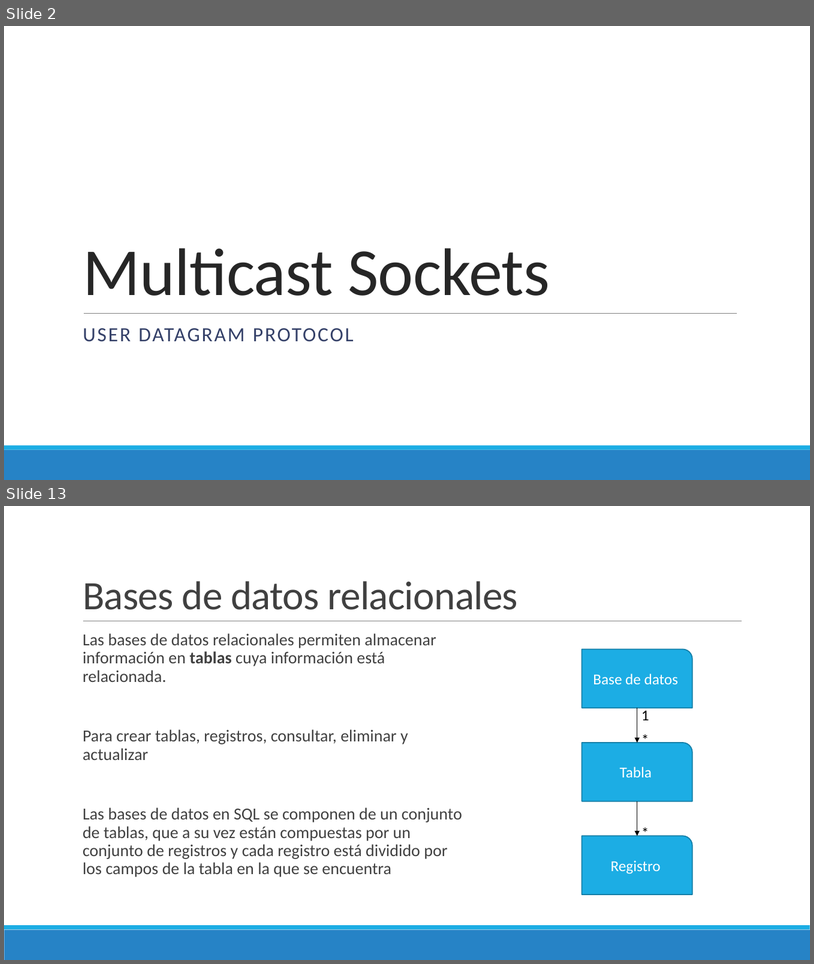
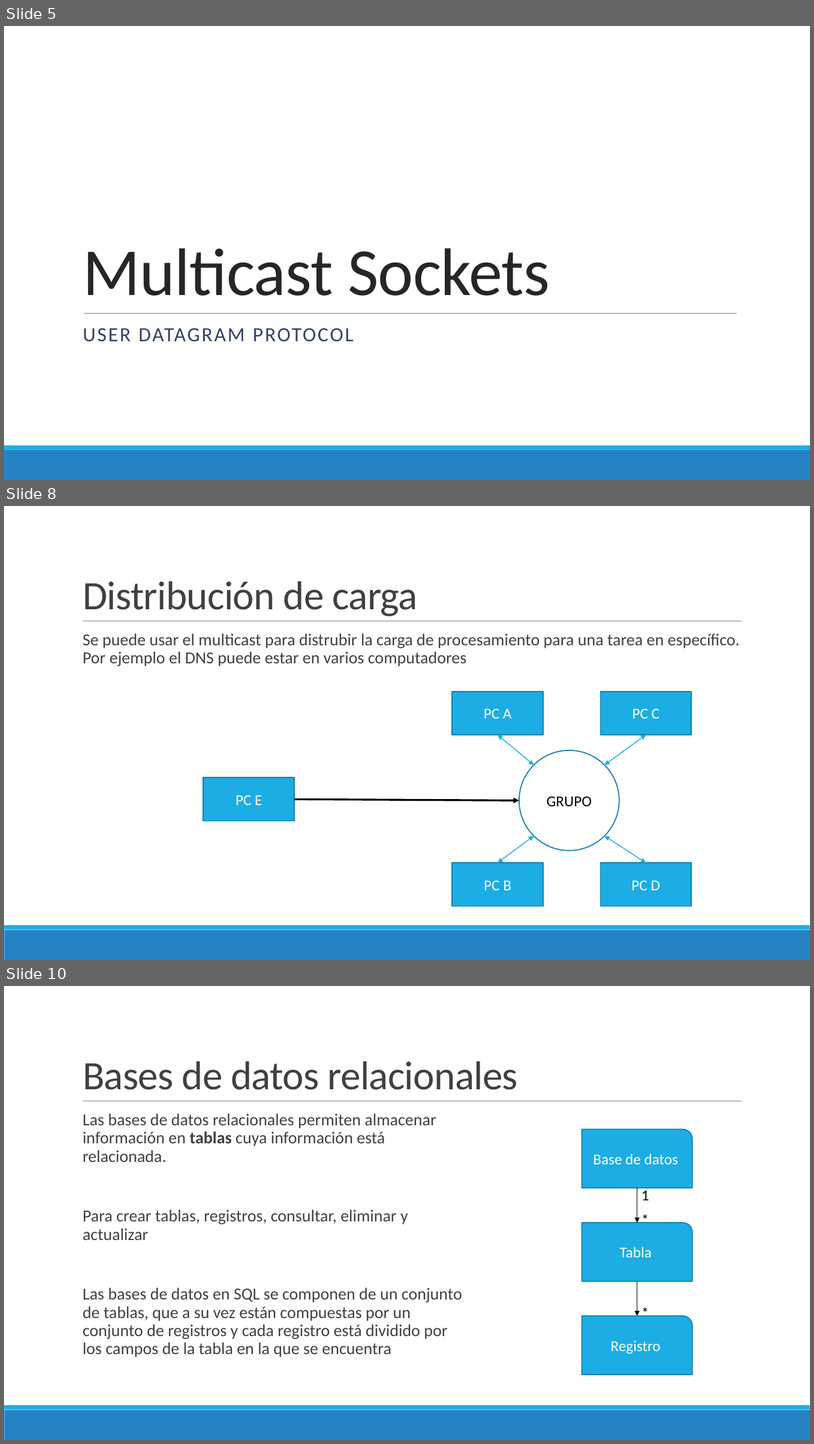
Before and after one commit to Domiciano/PrograRed201, a slide deck: Semana 9/Presentación.pptx. Shown one above the other, each under a label of ours: slides 2 and 13 before the commit, slides 5, 8 and 10 after it; the slides between them are not shown. The pictures are 814x964 and 814x1444 pixels, drawn with LibreOffice and Linux fonts; fonts in the diff are those of the drawing. Boxes give left, top, right and bottom in pixels: in the first picture for what was removed or moved away, otherwise in the second. Text is boxed around its words. In the diff, an @@ line names an element or a change of style, - is before the commit and + after.

```diff
--- a/Semana 9/Presentación.pptx
+++ b/Semana 9/Presentación.pptx
@@ slide 8 added at box(4, 506, 810, 960), background #FFFFFF; not listed: 3 template elements that a slide beside it also shows @@
@@ title added at box(83, 581, 418, 616), 48 pt, text #404040 @@
+Distribución de carga
@@ text added at box(83, 633, 740, 666), 20 pt, text #404040 @@
+  Se puede usar el multicast para distrubir la carga de procesamiento para una tarea en específico. Por ejemplo el DNS puede estar en varios computadores
@@ rectangle added at box(452, 691, 543, 735), fill #1CADE4, outline #1580A9 1.25 pt, 18 pt, text #FFFFFF @@
+PC A
@@ rectangle added at box(601, 691, 692, 735), fill #1CADE4, outline #1580A9 1.25 pt, 18 pt, text #FFFFFF @@
+PC C
@@ double arrow added from (498, 735) to (534, 765), #1CADE4 1 pt @@
@@ double arrow added from (605, 765) to (647, 735), #1CADE4 1 pt @@
@@ ellipse added at box(519, 750, 620, 851), fill #FFFFFF, outline #1580A9 1.25 pt, 18 pt, text #000000 @@
+GRUPO
@@ rectangle added at box(204, 778, 295, 821), fill #1CADE4, outline #1580A9 1.25 pt, 18 pt, text #FFFFFF @@
+PC E
@@ arrow added from (294, 799) to (519, 800), #000000 2.25 pt @@
@@ double arrow added from (534, 835) to (498, 862), #1CADE4 1 pt @@
@@ double arrow added from (647, 862) to (605, 835), #1CADE4 1 pt @@
@@ rectangle added at box(452, 862, 543, 906), fill #1CADE4, outline #1580A9 1.25 pt, 18 pt, text #FFFFFF @@
+PC B
@@ rectangle added at box(601, 862, 692, 906), fill #1CADE4, outline #1580A9 1.25 pt, 18 pt, text #FFFFFF @@
+PC D
@@ what was slide 2 is now slide 5 @@
@@ what was slide 13 is now slide 10 @@
```
Also in this commit, not shown: 6 slides changed, 4 other slides added, 8 slides removed.
